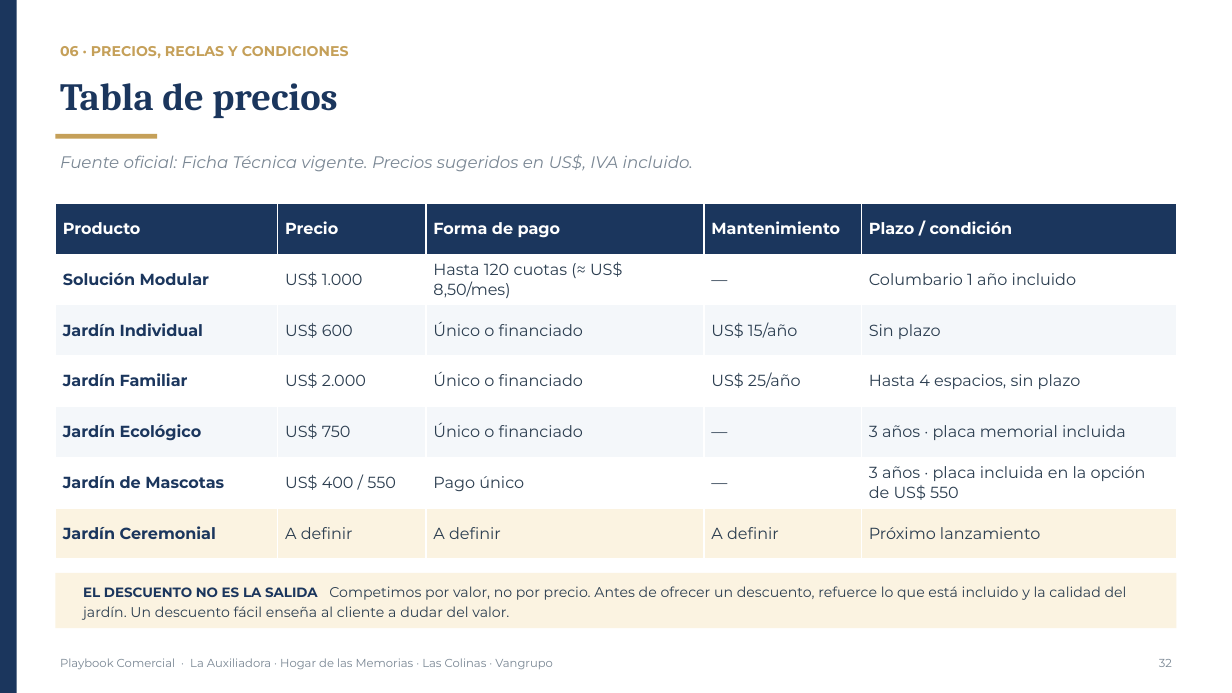
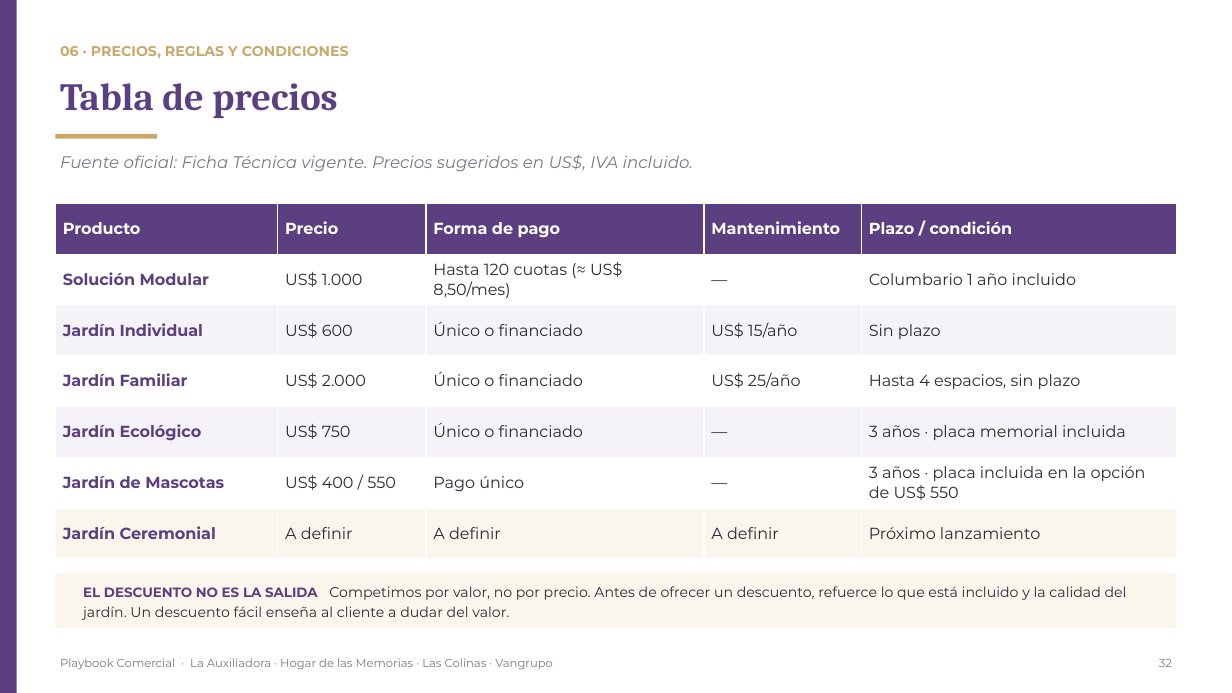
Before and after one commit to os267/teste, a slide deck: slide 32 of playbook/salida/Playbook_Comercial_Cremacion_Vangrupo.pptx. Drawn at 1232x693 pixels with LibreOffice and Linux fonts; fonts in the diff are those of the drawing. Boxes give left, top, right and bottom in pixels: in the first picture for what was removed or moved away, otherwise in the second. Text is boxed around its words. In the diff, an @@ line names an element or a change of style, - is before the commit and + after.

```diff
--- a/playbook/salida/Playbook_Comercial_Cremacion_Vangrupo.pptx
+++ b/playbook/salida/Playbook_Comercial_Cremacion_Vangrupo.pptx
@@ rectangle at (0,0,17,693): fill #1B365D to #5B3F80 @@
@@ text "06 · PRECIOS, REGLAS Y ..." at (60,46,349,58): text colour #C5A059 to #C9A86A @@
@@ text "Tabla de precios" at (60,83,337,118): text colour #1B365D to #5B3F80 @@
@@ text "Fuente oficial: Ficha Técnica vigente. ..." at (60,154,693,172): text colour #7A8794 to #7D7887 @@
@@ rectangle at (55,134,157,139): fill #C5A059 to #C9A86A @@
@@ table at (55,203,1177,559) @@
@@ fill #1B365D to #5B3F80 in row 1 @@
@@ fill #F4F7FA to #F5F2F8 in 10 cells @@
@@ fill #FBF3E1 to #FBF6EC in row 7 @@
@@ text colour #1B365D to #5B3F80 in "Solución Modular", "Jardín Individual", "Jardín Familiar", "Jardín Ecológico" and 2 more places @@
@@ text colour #2C3E50 to #2E2A36 in "US$ 1.000", "Hasta 120 cuotas (≈ US$ 8,50/mes)", "—", "Columbario 1 año incluido" and 20 more places @@
@@ rectangle at (55,573,1177,628): fill #FBF3E1 to #FBF6EC @@
@@ text "EL DESCUENTO NO ES LA ..." at (83,586,1127,620): text colour #1B365D to #5B3F80 in "EL DESCUENTO NO ES LA SALIDA"; text colour #2C3E50 to #2E2A36 in "Competimos por valor, no por precio. Antes ..." @@
```
Also in this commit, not shown: 38 other slides changed, 13 other files.
